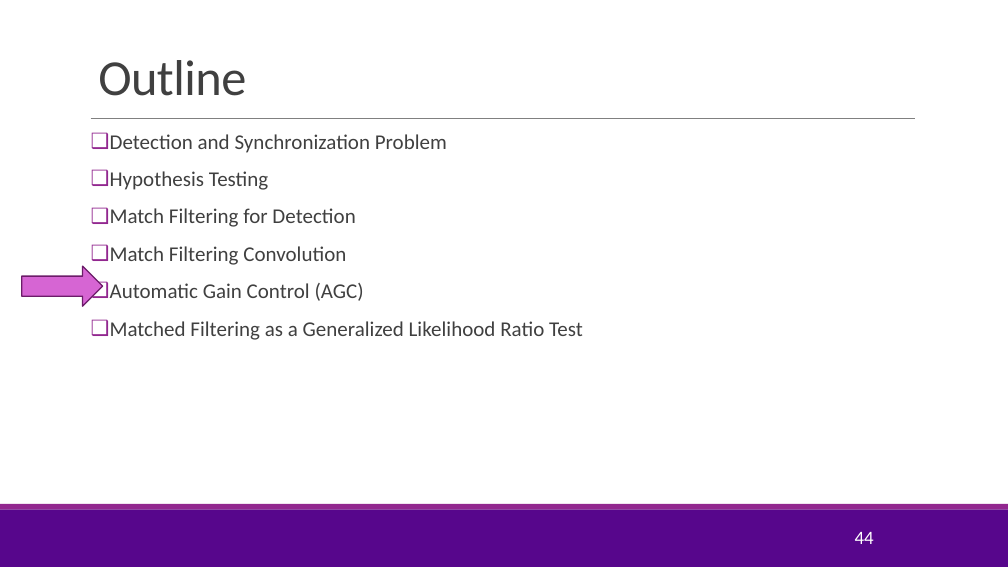
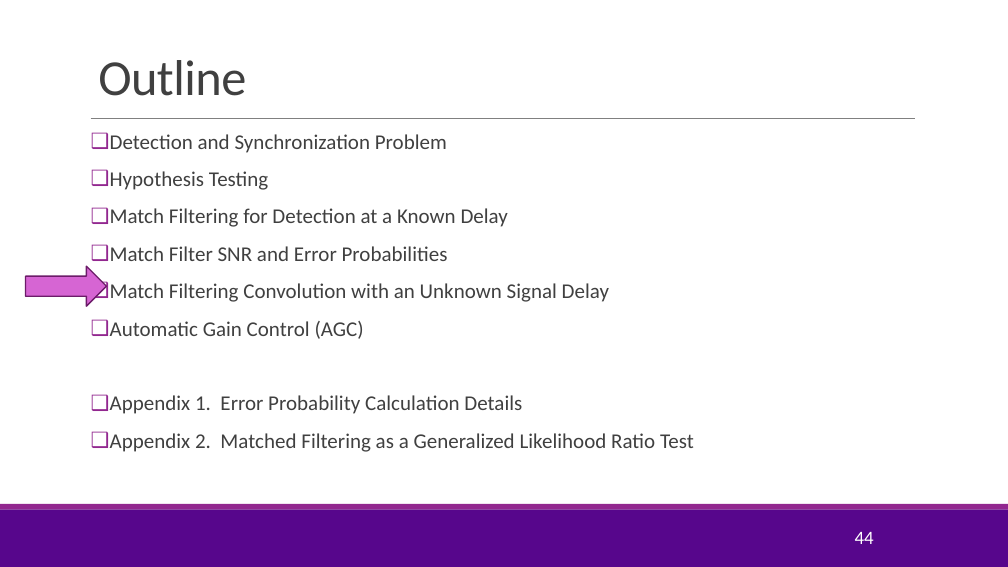
Before and after one commit to sdrangan/digitalcomm, a slide deck: slide 44 of Lectures/Unit07_Sync.pptx. Drawn at 1008x567 pixels with LibreOffice and Linux fonts; fonts in the diff are those of the drawing; background and template pictures are left out. Boxes give left, top, right and bottom in pixels: in the first picture for what was removed or moved away, otherwise in the second. Text is boxed around its words. In the diff, an @@ line names an element or a change of style, - is before the commit and + after.

```diff
--- a/Lectures/Unit07_Sync.pptx
+++ b/Lectures/Unit07_Sync.pptx
@@ text at bbox=[110, 208, 609, 302]: text changed @@
-❑ Match Filtering for Detection
-❑ Match Filtering Convolution
+❑ Match Filtering for Detection at a Known Delay
+❑ Match Filter SNR and Error Probabilities
+❑ Match Filtering Convolution with an Unknown Signal Delay
@@ right arrow: place and size @@
-right arrow at bbox=[22, 266, 103, 306]
+right arrow at bbox=[26, 266, 107, 306]
@@ text at bbox=[110, 395, 694, 452]: text changed @@
-❑ Matched Filtering as a Generalized Likelihood Ratio Test
+❑ Appendix 1. Error Probability Calculation Details
+❑ Appendix 2. Matched Filtering as a Generalized Likelihood Ratio Test
```
Also in this commit, not shown: 5 other slides changed, 17 slides added, 2 slides removed, 4 other files.
